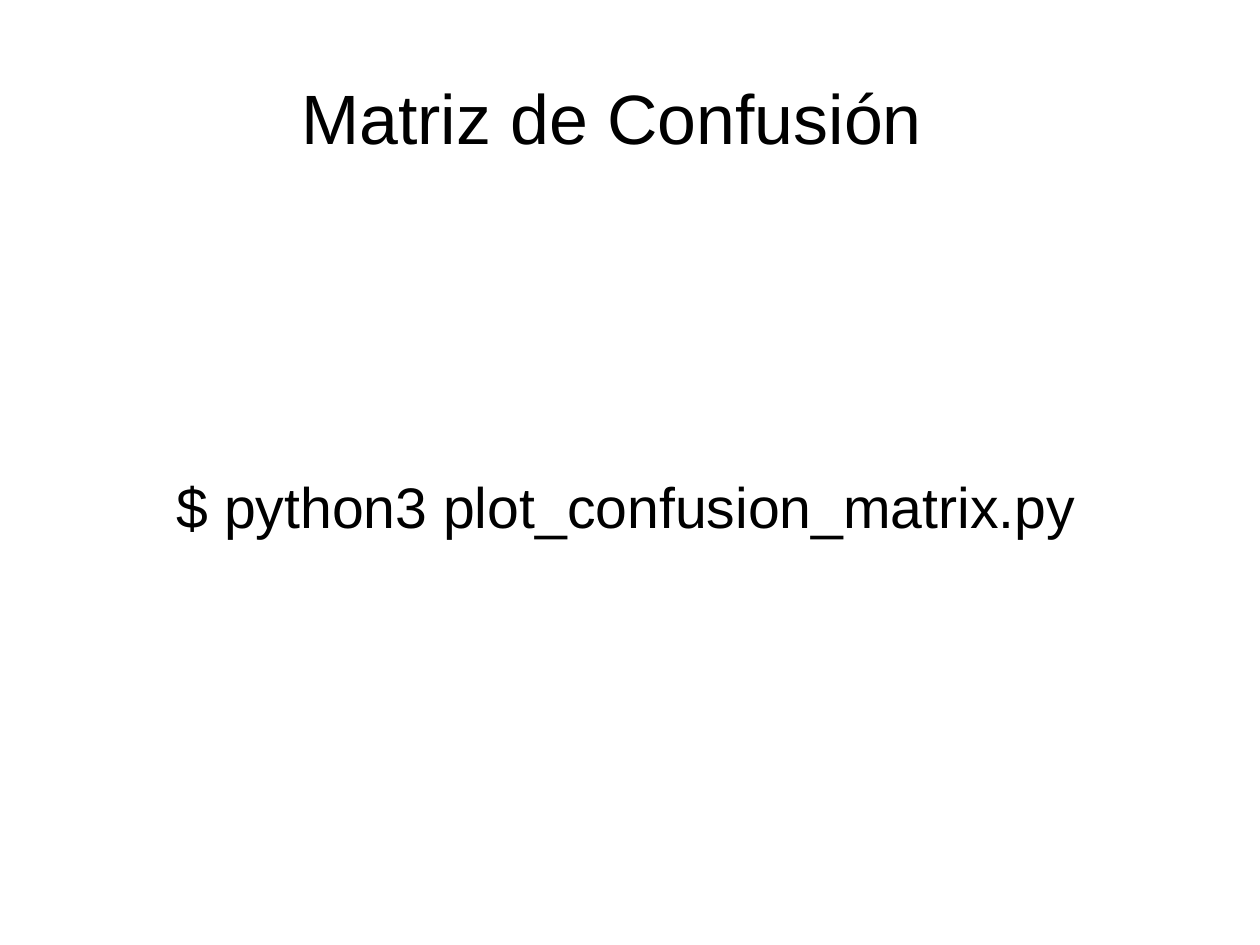
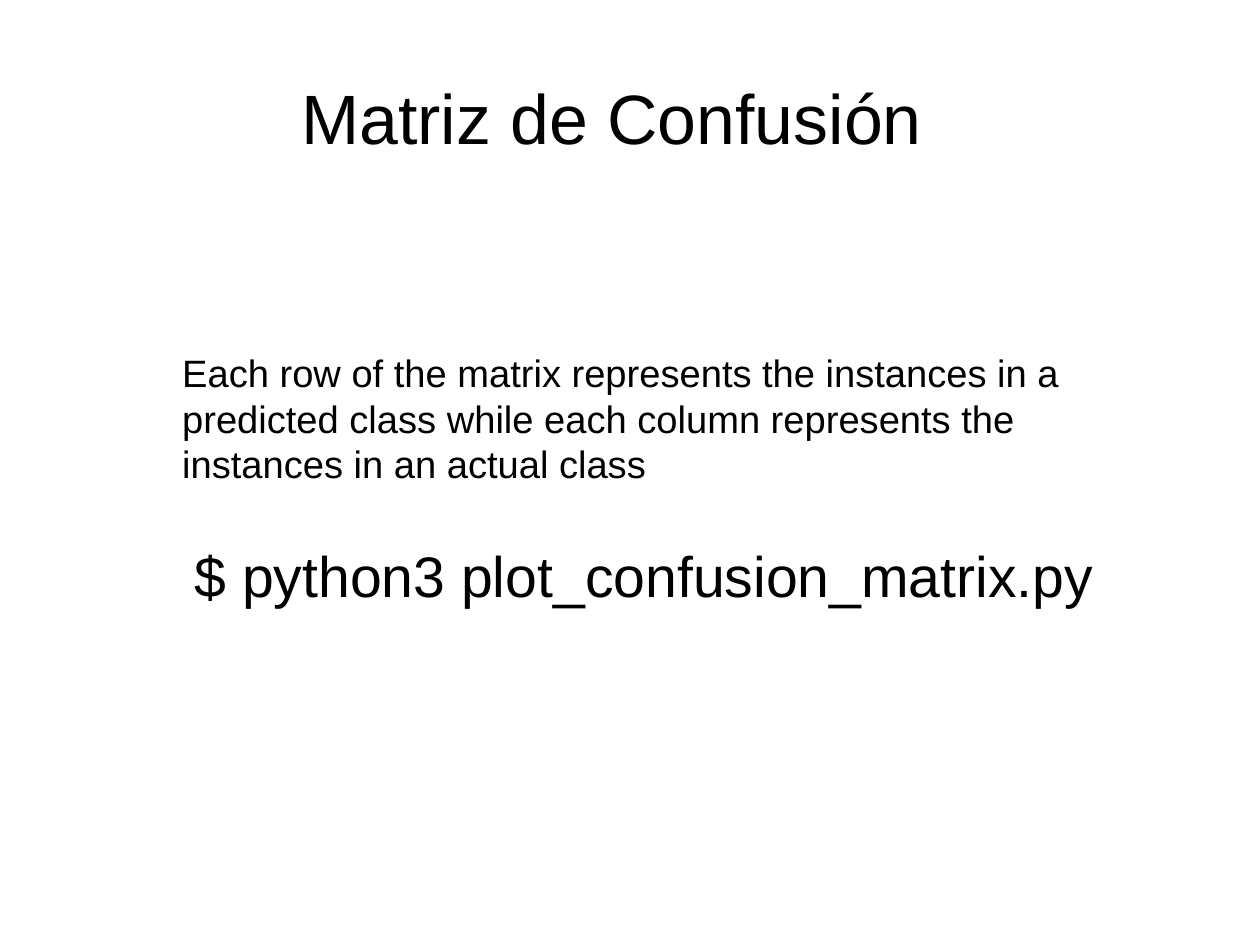
Before and after one commit to davidam/python-examples, a slide deck: slide 34 of slides/scikit.odp. Drawn at 1260x945 pixels with LibreOffice and Linux fonts; fonts in the diff are those of the drawing. Boxes give left, top, right and bottom in pixels: in the first picture for what was removed or moved away, otherwise in the second. Text is boxed around its words. In the diff, an @@ line names an element or a change of style, - is before the commit and + after.

Commit message:
scikit.*: improving slides

```diff
--- a/slides/scikit.odp
+++ b/slides/scikit.odp
@@ text "Each row of the matrix ...": place and size @@
-text "Each row of the matrix ..." at bbox=[224, 486, 1075, 539]
+text "Each row of the matrix ..." at bbox=[182, 359, 1093, 607]
@@ text at bbox=[182, 359, 1058, 479]: paragraph added @@
+Each row of the matrix represents the instances in a predicted class while each column represents the instances in an actual class
```
Also in this commit, not shown: 1 other file.
